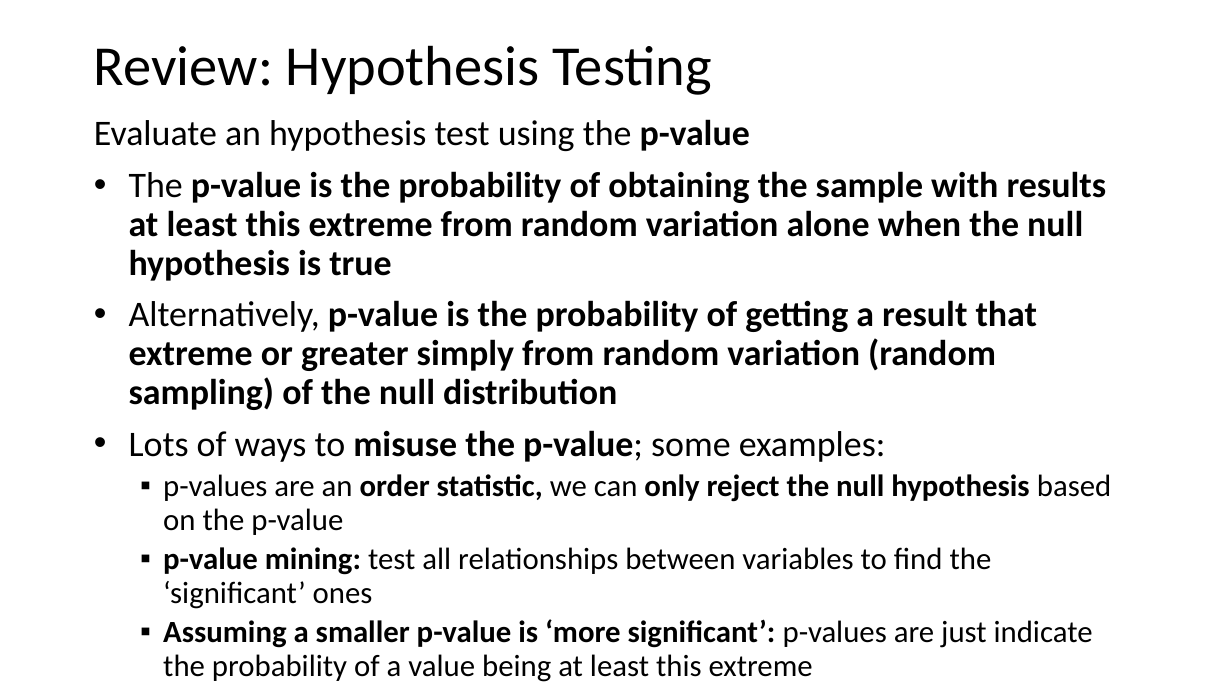
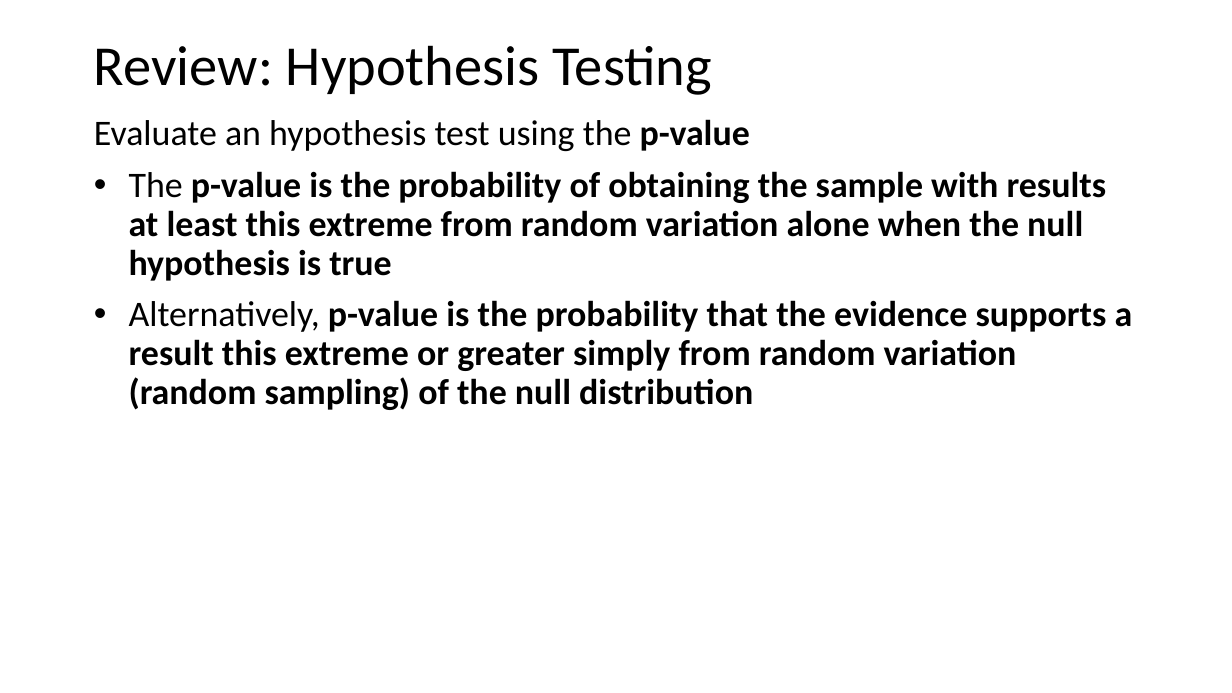
Before and after one commit to tenevian/Harvard-SSP-Data-Mining, a slide deck: slide 48 of slides/1_Introduction.pptx (slide 47 before the commit). Drawn at 1232x693 pixels with LibreOffice and Linux fonts; fonts in the diff are those of the drawing. Boxes give left, top, right and bottom in pixels: in the first picture for what was removed or moved away, otherwise in the second. Text is boxed around its words. In the diff, an @@ line names an element or a change of style, - is before the commit and + after.

Commit message:
Small edits to slides

```diff
--- a/slides/1_Introduction.pptx
+++ b/slides/1_Introduction.pptx
@@ text at (129, 300, 1133, 410): text changed; size 24 to 28 pt @@
-• Alternatively, p-value is the probability of getting a result that extreme or greater simply from random variation (random sampling) of the null distribution
-• Lots of ways to misuse the p-value; some examples:
-  ▪ p-values are an order statistic, we can only reject the null hypothesis based on the p-value
-  ▪ p-value mining: test all relationships between variables to find the ‘significant’ ones
-  ▪ Assuming a smaller p-value is ‘more significant’: p-values are just indicate the probability of a value being at least this extreme
+• Alternatively, p-value is the probability that the evidence supports a result this extreme or greater simply from random variation (random sampling) of the null distribution
```
Also in this commit, not shown: 8 other slides changed, 2 slides added.
